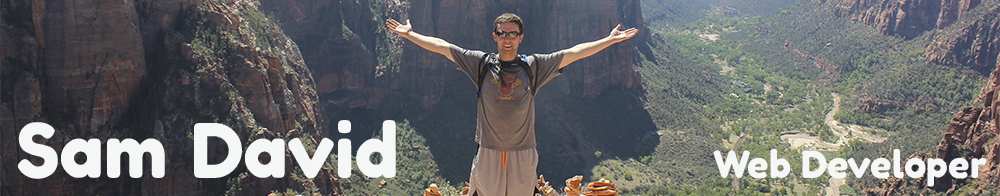
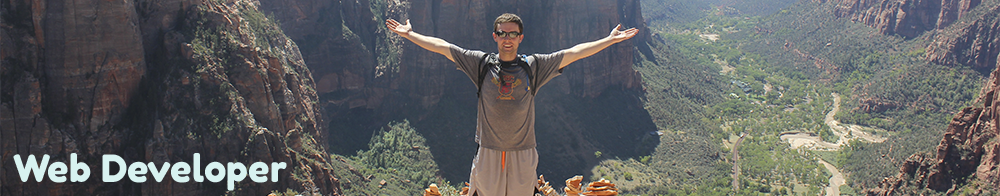
Layered file, before and after one edit (1000 x 196). Changes by layer:
hid "David" over [194,120,396,179]
painted on "Web Developer" (1st of 2) over [13,149,987,191]
hid "Sam" over [17,122,165,179]
